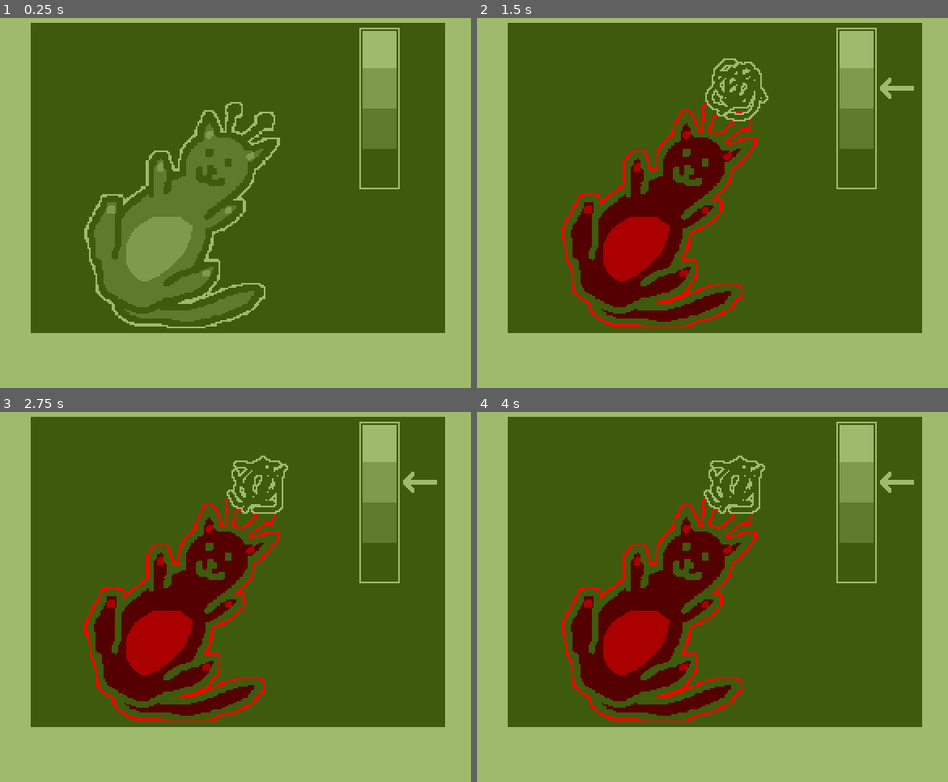
Above: before the commit, frames 1-4 (two rows, left to right).
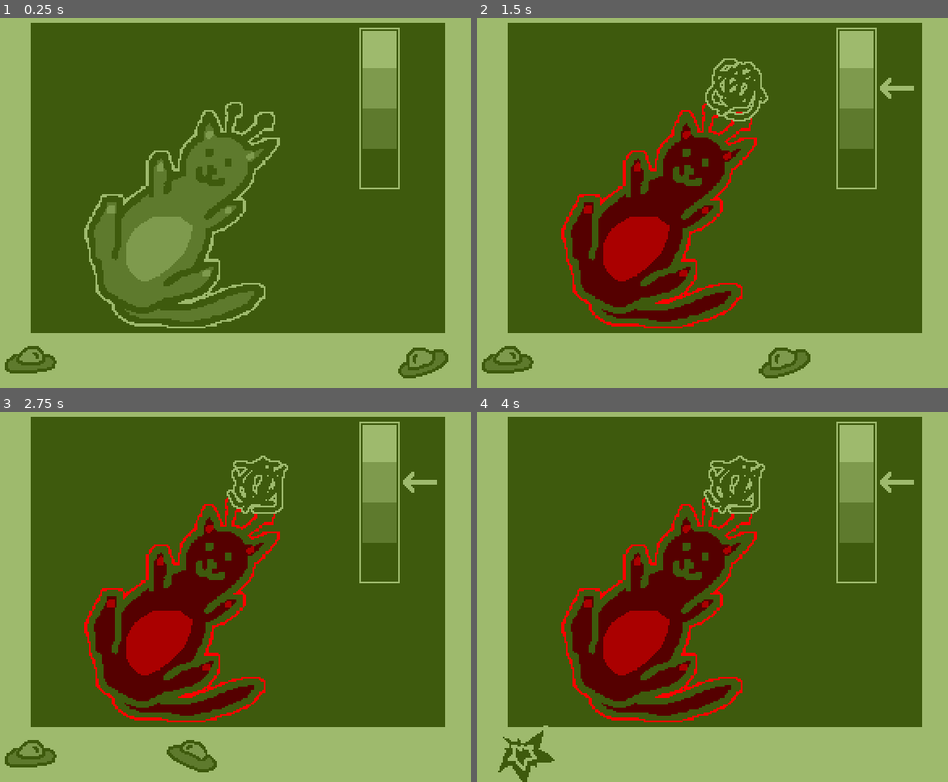
Above: after the commit, the same moments.

Repository: jjanzenn/gleep-glorp
Game: Godot game, scene res://border/border.tscn
The game is run twice, just before and just after one commit, with the same random seed, the same clock (stepped at 60 frames per second) and the same inputs. This scene is started directly instead of the project's main scene.
Inputs:
- Up to frame 1 (0.25 s): no input
- Up to frame 2 (1.5 s): hold Space (action) 0.53-1.28 s; tap Space (action) at 1.35 s
- Up to frame 3 (2.75 s): hold Space (action) from 2.03 s (still down)
- Up to frame 4 (4 s): release Space (action) at 2.78 s; tap Space (action) at 2.85 s; hold Space (action) from 3.53 s (still down)

The runs differ from the first frame. In frame 1, 1.2% of the frame differs, in the area x 1-96%, y 88-98%; in frame 2, 1.2%, in the area x 1-71%, y 88-98%; in frame 3, 1.2%; in frame 4, 0.6%.

Commit message:
Add a silly little timer

Diff:
--- a/border/border.tscn
+++ b/border/border.tscn
@@ -1,10 +1,154 @@
-[gd_scene load_steps=4 format=3 uid="uid://djwft0gtmmc"]
+[gd_scene load_steps=14 format=3 uid="uid://djwft0gtmmc"]
 
 [ext_resource type="Material" uid="uid://dbphkv3ulf3r3" path="res://border/palette.tres" id="1_pj3cr"]
 [ext_resource type="Texture2D" uid="uid://c38ygy8h7o5s3" path="res://border/border.png" id="1_pvew4"]
 [ext_resource type="PackedScene" uid="uid://c175o6po8gcu2" path="res://microgames/petting/petting.tscn" id="2_4q5v0"]
+[ext_resource type="Texture2D" uid="uid://dfnp7l0s6ihc4" path="res://border/yoofo1.png" id="4_rqwb3"]
+[ext_resource type="Texture2D" uid="uid://bo7ps0rmftp8m" path="res://border/yoofo2.png" id="5_6dhu7"]
+[ext_resource type="Texture2D" uid="uid://cird3ou5ywcl0" path="res://border/yoofo3.png" id="6_enkjd"]
+[ext_resource type="Texture2D" uid="uid://be56jjgcf263g" path="res://border/explod1.png" id="7_u3x0q"]
+[ext_resource type="Texture2D" uid="uid://cj8jo4bamusp4" path="res://border/explod2.png" id="8_4ddp2"]
+
+[sub_resource type="SpriteFrames" id="SpriteFrames_8e5xc"]
+animations = [{
+"frames": [{
+"duration": 1.0,
+"texture": ExtResource("4_rqwb3")
+}, {
+"duration": 1.0,
+"texture": ExtResource("5_6dhu7")
+}],
+"loop": true,
+"name": &"default",
+"speed": 2.0
+}]
+
+[sub_resource type="Animation" id="Animation_t8cbv"]
+resource_name = "timer"
+length = 4.0
+step = 0.5
+tracks/0/type = "value"
+tracks/0/imported = false
+tracks/0/enabled = true
+tracks/0/path = NodePath("yufo:position:x")
+tracks/0/interp = 1
+tracks/0/loop_wrap = true
+tracks/0/keys = {
+"times": PackedFloat32Array(0, 4),
+"transitions": PackedFloat32Array(1, 1),
+"update": 0,
+"values": [302.0, 74.0]
+}
+tracks/1/type = "value"
+tracks/1/imported = false
+tracks/1/enabled = true
+tracks/1/path = NodePath("yufo:visible")
+tracks/1/interp = 1
+tracks/1/loop_wrap = true
+tracks/1/keys = {
+"times": PackedFloat32Array(0, 4),
+"transitions": PackedFloat32Array(1, 1),
+"update": 1,
+"values": [true, false]
+}
+tracks/2/type = "value"
+tracks/2/imported = false
+tracks/2/enabled = true
+tracks/2/path = NodePath("stationary_yufo:visible")
+tracks/2/interp = 1
+tracks/2/loop_wrap = true
+tracks/2/keys = {
+"times": PackedFloat32Array(0, 4),
+"transitions": PackedFloat32Array(1, 1),
+"update": 1,
+"values": [true, false]
+}
+tracks/3/type = "value"
+tracks/3/imported = false
+tracks/3/enabled = true
+tracks/3/path = NodePath("explod:visible")
+tracks/3/interp = 1
+tracks/3/loop_wrap = true
+tracks/3/keys = {
+"times": PackedFloat32Array(0, 4),
+"transitions": PackedFloat32Array(1, 1),
+"update": 1,
+"values": [false, true]
+}
+
+[sub_resource type="Animation" id="Animation_5qc61"]
+length = 0.001
+tracks/0/type = "value"
+tracks/0/imported = false
+tracks/0/enabled = true
+tracks/0/path = NodePath("yufo:position:x")
+tracks/0/interp = 1
+tracks/0/loop_wrap = true
+tracks/0/keys = {
+"times": PackedFloat32Array(0),
+"transitions": PackedFloat32Array(1),
+"update": 1,
+"values": [302.0]
+}
+tracks/1/type = "value"
+tracks/1/imported = false
+tracks/1/enabled = true
+tracks/1/path = NodePath("yufo:visible")
+tracks/1/interp = 1
+tracks/1/loop_wrap = true
+tracks/1/keys = {
+"times": PackedFloat32Array(0),
+"transitions": PackedFloat32Array(1),
+"update": 1,
+"values": [true]
+}
+tracks/2/type = "value"
+tracks/2/imported = false
+tracks/2/enabled = true
+tracks/2/path = NodePath("stationary_yufo:visible")
+tracks/2/interp = 1
+tracks/2/loop_wrap = true
+tracks/2/keys = {
+"times": PackedFloat32Array(0),
+"transitions": PackedFloat32Array(1),
+"update": 1,
+"values": [true]
+}
+tracks/3/type = "value"
+tracks/3/imported = false
+tracks/3/enabled = true
+tracks/3/path = NodePath("explod:visible")
+tracks/3/interp = 1
+tracks/3/loop_wrap = true
+tracks/3/keys = {
+"times": PackedFloat32Array(0),
+"transitions": PackedFloat32Array(1),
+"update": 1,
+"values": [true]
+}
+
+[sub_resource type="AnimationLibrary" id="AnimationLibrary_n6usr"]
+_data = {
+&"RESET": SubResource("Animation_5qc61"),
+&"timer": SubResource("Animation_t8cbv")
+}
+
+[sub_resource type="SpriteFrames" id="SpriteFrames_texef"]
+animations = [{
+"frames": [{
+"duration": 1.0,
+"texture": ExtResource("7_u3x0q")
+}, {
+"duration": 1.0,
+"texture": ExtResource("8_4ddp2")
+}],
+"loop": true,
+"name": &"default",
+"speed": 6.0
+}]
 
 [node name="Border" type="Node2D"]
+texture_filter = 1
 
 [node name="Border" type="Sprite2D" parent="."]
 position = Vector2(173, 130)
@@ -21,3 +165,29 @@
 material = ExtResource("1_pj3cr")
 offset_right = 346.0
 offset_bottom = 260.0
+
+[node name="timer" type="Node2D" parent="."]
+
+[node name="yufo" type="AnimatedSprite2D" parent="timer"]
+position = Vector2(302, 243)
+rotation = 3.1415925
+scale = Vector2(1, -1)
+sprite_frames = SubResource("SpriteFrames_8e5xc")
+autoplay = "default"
+frame_progress = 0.80973047
+
+[node name="stationary_yufo" type="Sprite2D" parent="timer"]
+position = Vector2(45, 242)
+texture = ExtResource("6_enkjd")
+
+[node name="AnimationPlayer" type="AnimationPlayer" parent="timer"]
+libraries = {
+&"": SubResource("AnimationLibrary_n6usr")
+}
+autoplay = "timer"
+
+[node name="explod" type="AnimatedSprite2D" parent="timer"]
+position = Vector2(55, 245)
+sprite_frames = SubResource("SpriteFrames_texef")
+autoplay = "default"
+frame_progress = 0.84507436
Binary file added: border/explod1.png
Not shown, added: border/explod1.png.import
Binary file added: border/explod2.png
Not shown, added: border/explod2.png.import
Binary file added: border/yoofo1.png
Not shown, added: border/yoofo1.png.import
Binary file added: border/yoofo2.png
Not shown, added: border/yoofo2.png.import
Binary file added: border/yoofo3.png
Not shown, added: border/yoofo3.png.import
Not shown, added: border/explod.kra
Not shown, added: border/explod.kra~
(and 6 more such lines)
